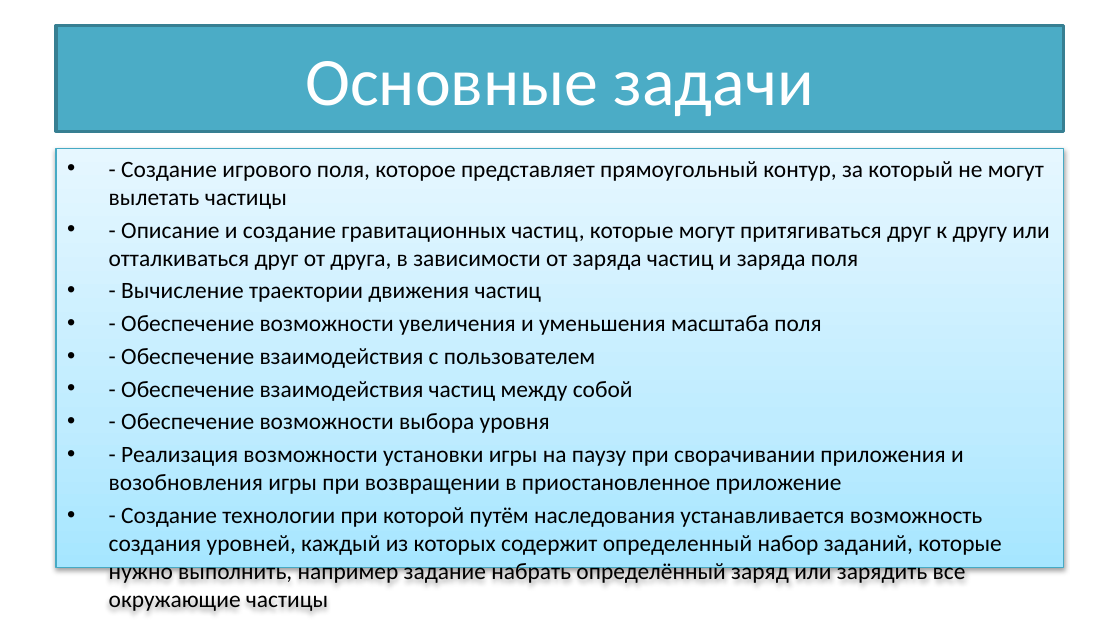
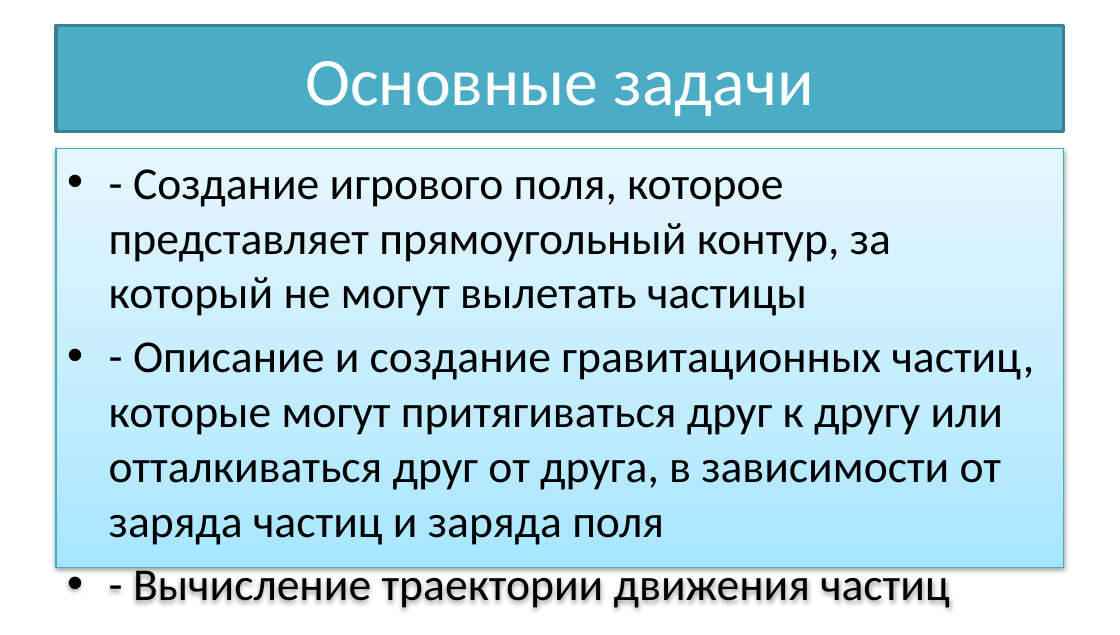
Before and after one commit to delphikettle/libgdxGP, a slide deck: slide 3 of Samsung/Presentation/Андрющенко Андрей - 'Гравитационные частицы'.pptx. Drawn at 1120x635 pixels with LibreOffice and Linux fonts; fonts in the diff are those of the drawing; background and template pictures are left out. Boxes give left, top, right and bottom in pixels: in the first picture for what was removed or moved away, otherwise in the second. Text is boxed around its words. In the diff, an @@ line names an element or a change of style, - is before the commit and + after.

```diff
--- a/Samsung/Presentation/Андрющенко Андрей - 'Гравитационные частицы'.pptx
+++ b/Samsung/Presentation/Андрющенко Андрей - 'Гравитационные частицы'.pptx
@@ text "- Создание игрового поля, которое ..." at [56, 148, 1063, 567]: size 15.2 to 29.6 pt; more space between paragraphs @@
@@ text at [109, 315, 1002, 611]: paragraphs removed @@
-• - Обеспечение возможности увеличения и уменьшения масштаба поля
-• - Обеспечение взаимодействия с пользователем
-• - Обеспечение взаимодействия частиц между собой
-• - Обеспечение возможности выбора уровня
-• - Реализация возможности установки игры на паузу при сворачивании приложения и возобновления игры при возвращении в приостановленное приложение
-• - Создание технологии при которой путём наследования устанавливается возможность создания уровней, каждый из которых содержит определенный набор заданий, которые нужно выполнить, например задание набрать определённый заряд или зарядить все окружающие частицы
```
Also in this commit, not shown: 1 other slide changed, 1 slide added, 12 other files.
